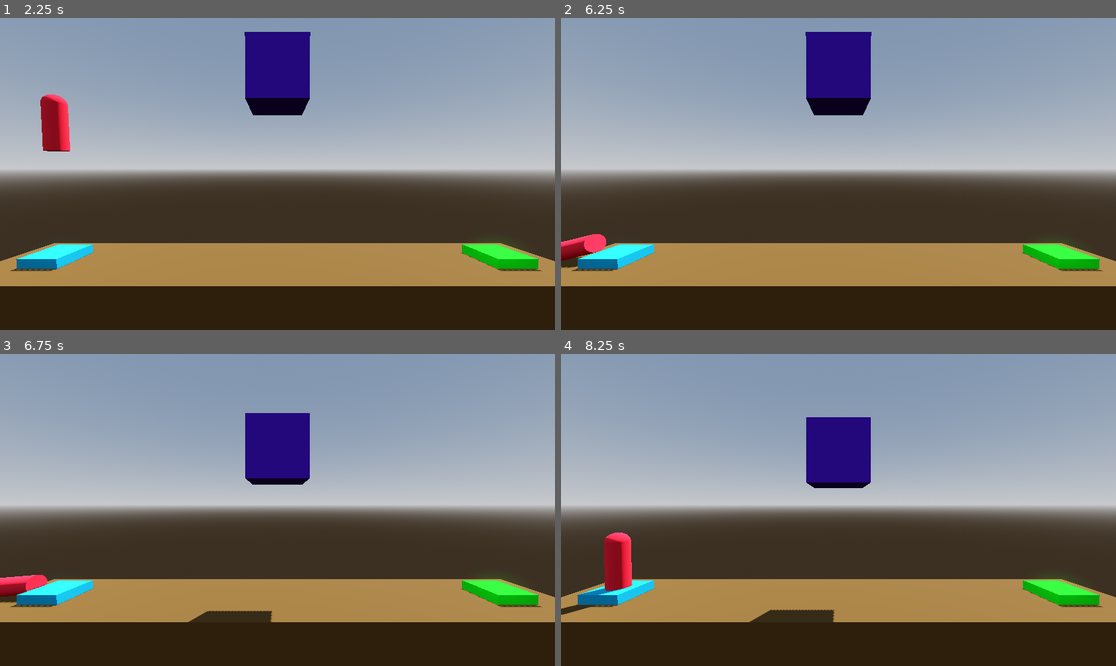
Above: before the commit, frames 1-4 (two rows, left to right).
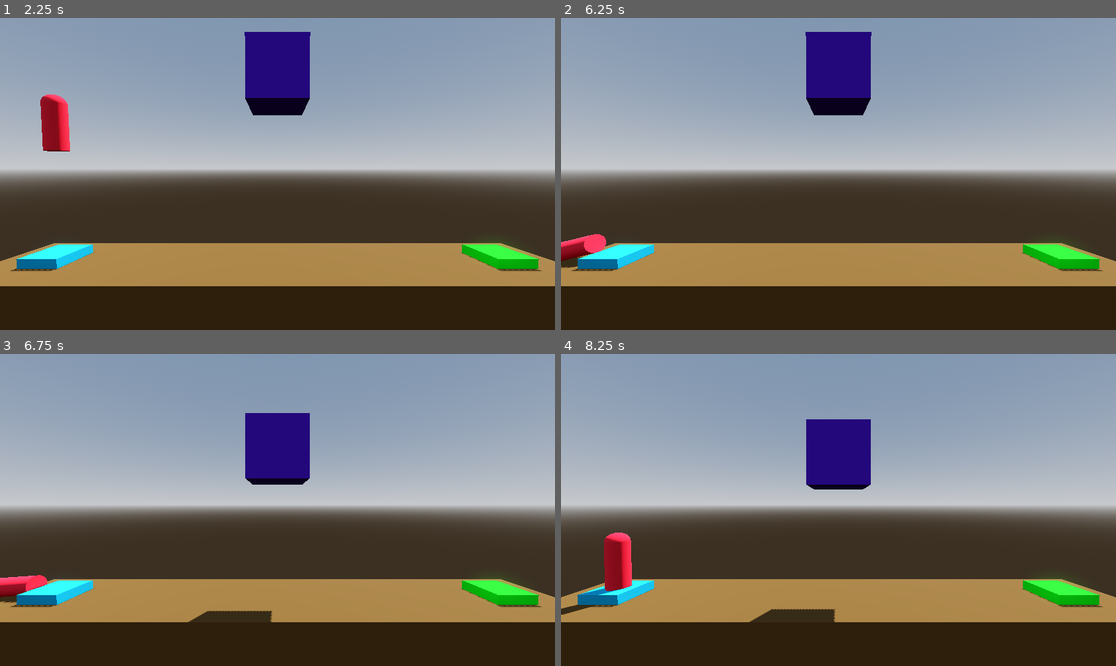
Above: after the commit, the same moments.

Repository: DrDuckson/Project_Boost
Game: Godot game, scene res://scenes/level_4.tscn
Two runs of this game, one before a commit and one after it. Both use one fixed random seed, a clock stepped at 60 frames per second and the inputs below. This scene is started directly instead of the project's main scene.
Inputs:
- Up to frame 1 (2.25 s): hold Space (move_up) 0.53-2.03 s; hold A (move_left) from 2.03 s (still down)
- Up to frame 2 (6.25 s): release A (move_left) at 4.28 s; hold D (move_right) 4.28-5.03 s; hold Space (move_up) 5.03-5.78 s; hold D (move_right) from 5.78 s (still down)
- Up to frame 3 (6.75 s): keep holding D (move_right)
- Up to frame 4 (8.25 s): release D (move_right) at 8.03 s; hold A (move_left) from 8.03 s (still down)

Frame 1 is identical in both runs. In frame 2, less than 0.1% of the frame differs, in the area x 0-9%, y 69-78%; in frame 3, less than 0.1%; in frame 4, 0.3%, in the area x 7-56%, y 20-86%.

Commit message:
Added crash and complete sfx to player scene

Diff:
--- a/scenes/player.tscn
+++ b/scenes/player.tscn
@@ -1,6 +1,8 @@
-[gd_scene load_steps=7 format=3 uid="uid://jleek3rmf6j5"]
+[gd_scene load_steps=9 format=3 uid="uid://jleek3rmf6j5"]
 
 [ext_resource type="Script" path="res://scripts/player.gd" id="1_nal7f"]
+[ext_resource type="AudioStream" uid="uid://b5fc3ygmhf0h5" path="res://audio/SFX - Death Explosion.ogg" id="2_7nsv0"]
+[ext_resource type="AudioStream" uid="uid://bv0c35ood4o1q" path="res://audio/SFX - Success.ogg" id="3_r2de4"]
 
 [sub_resource type="CylinderMesh" id="CylinderMesh_58cpb"]
 
@@ -38,4 +40,12 @@
 transform = Transform3D(1, 0, 0, 0, 1, 0, 0, 0, 1, 0, 0.472759, 0)
 shape = SubResource("CylinderShape3D_3ksyi")
 
+[node name="CrashAudio" type="AudioStreamPlayer" parent="."]
+stream = ExtResource("2_7nsv0")
+pitch_scale = 4.0
+
+[node name="CompleteAudio" type="AudioStreamPlayer" parent="."]
+stream = ExtResource("3_r2de4")
+pitch_scale = 2.85
+
 [connection signal="body_entered" from="." to="." method="_on_body_entered"]
--- a/scripts/level.gd
+++ b/scripts/level.gd
@@ -2,6 +2,6 @@
 
 @onready var death_zone = $DeathZone
 
-func _process(delta: float) -> void:
+func _process(_delta: float) -> void:
 	if Input.is_action_pressed("restart_scene"):
 		get_tree().reload_current_scene()
--- a/scripts/player.gd
+++ b/scripts/player.gd
@@ -6,18 +6,21 @@
 @export var torque_thrust: float = 100.0
 var is_transitioning: bool = false
 
+@onready var crash_audio: AudioStreamPlayer = $CrashAudio
+@onready var complete_audio: AudioStreamPlayer = $CompleteAudio
+
 func _ready() -> void:
 	pass
 
 func _process(delta: float) -> void:
 	if Input.is_action_pressed("move_up"):
-		apply_central_force(basis.y * delta * thrust)
+		apply_central_force(basis.y * thrust * delta)
 	if Input.is_action_pressed("move_left"):
-		apply_torque(Vector3(0.0, 0.0, torque_thrust*delta))
+		apply_torque(Vector3(0.0, 0.0, torque_thrust * delta))
 	if Input.is_action_pressed("move_right"):
-		apply_torque(Vector3(0.0, 0.0, -torque_thrust*delta))
+		apply_torque(Vector3(0.0, 0.0, -torque_thrust * delta))
 
-func _physics_process(delta: float) -> void:
+func _physics_process(_delta: float) -> void:
 	pass
 
 func _on_body_entered(body: Node) -> void:
@@ -30,6 +33,7 @@
 func complete_level(next_level_file: String) -> void:
 	set_process(false)
 	is_transitioning = true
+	complete_audio.play()
 	var tween = create_tween()
 	tween.tween_interval(1.0)
 	tween.tween_callback(get_tree().change_scene_to_file.bind(next_level_file))
@@ -37,6 +41,7 @@
 func crash_sequence() -> void:
 	set_process(false)
 	is_transitioning = true
+	crash_audio.play()
 	var tween = create_tween()
 	tween.tween_interval(1.0)
 	tween.tween_callback(get_tree().reload_current_scene)
